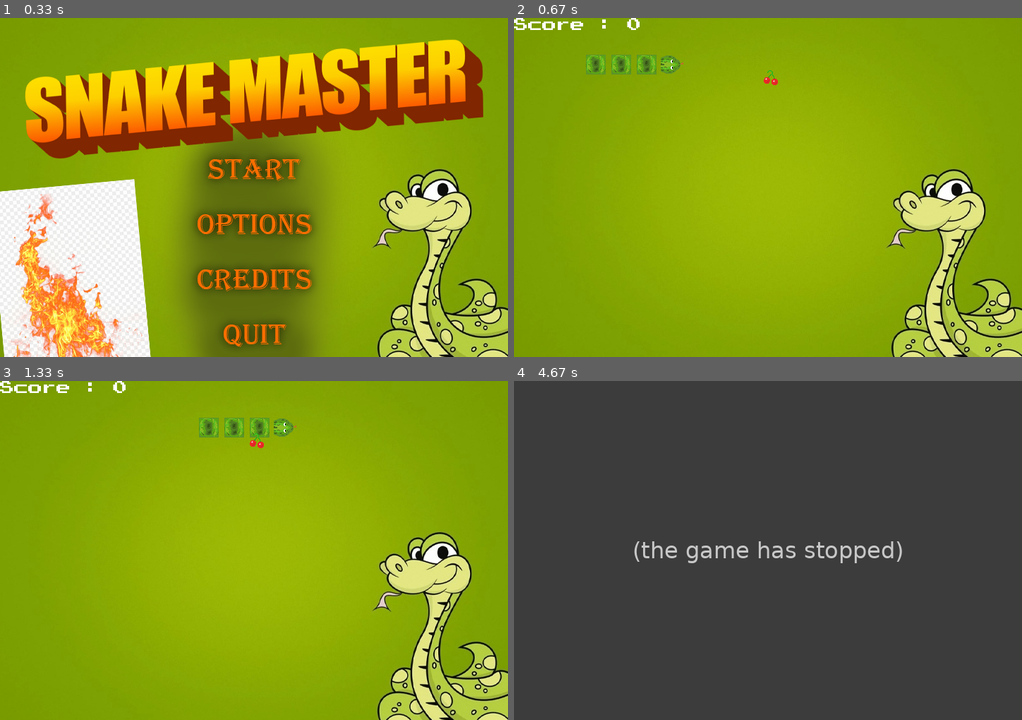
Above: before the commit, frames 1-4 (two rows, left to right).
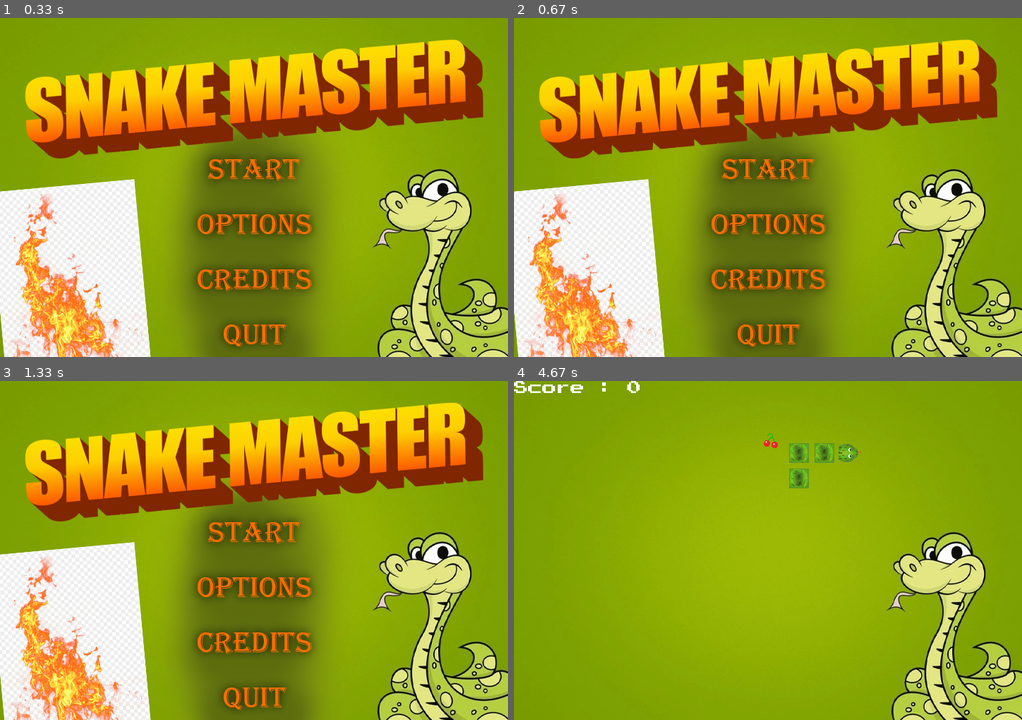
Above: after the commit, the same moments.

Repository: lscantelbury/Snake
Game: pygame game, started from snake.py
Same seed, same stepped clock (60 frames per second), same inputs: the game is played once before the commit and once after it.
Inputs (mouse positions are in pixels of both pictures, inside the frame that each line leads up to):
- Up to frame 1 (0.33 s): no input
- Up to frame 2 (0.67 s): click (762, 163) at 0.38 s
- Up to frame 3 (1.33 s): no input
- Up to frame 4 (4.67 s): click (762, 526) at 1.72 s; hold Down 3.07-3.53 s; hold Left 3.57-3.97 s; hold Up 4-4.37 s; hold Right from 4.4 s (still down)

Frame 1 is identical in both runs. In frame 2, 53% of the frame differs, in the area x 0-96%, y 0-100%; in frame 3, 53%; in frame 4, 100%, in the area x 0-100%, y 0-100%.
Before the commit the program exited at 4.38 s; later frames show no game.

Commit message:
Menu Updates

Diff:
--- a/menu.py
+++ b/menu.py
@@ -47,5 +47,5 @@
                 if event.type == pygame.MOUSEBUTTONDOWN:
                     run_game = True
                     menu = False
-
+                    return menu
 start_menu()
--- a/snake.py
+++ b/snake.py
@@ -102,9 +102,9 @@
     # quit the program
     quit()
 run_game = True
-'''while menu.start_menu():
-    menu.start_menu()'''
 # Main Function
+while menu.start_menu():
+    menu.start_menu()
 while run_game:
     game_window.blit(background, (0, 0))
     # handling key events
